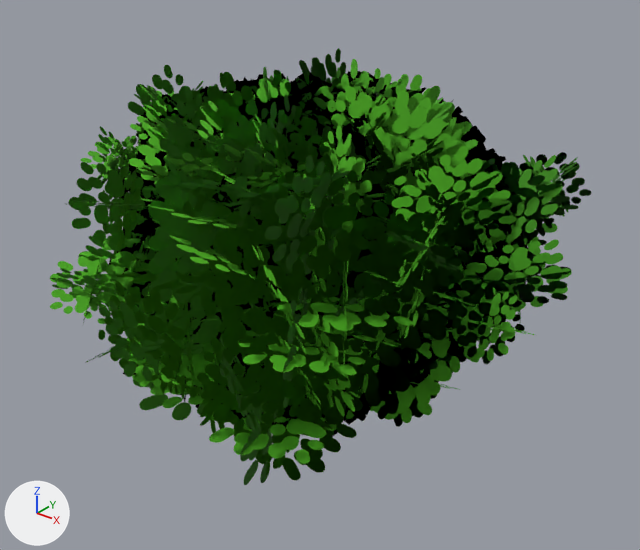
The glTF model assets/nature/Bush_Common.gltf, before and after one commit.
Rendered twice from a camera (50 mm lens) standing at (1.818, -2.235, 1.922) and looking at (0.039, -0.011, 0.544). Lighting does not change. The marker at lower left points along +X, +Y and +Z. The first picture is the older version.

Names of what the first picture shows: 'Bush_Common'.
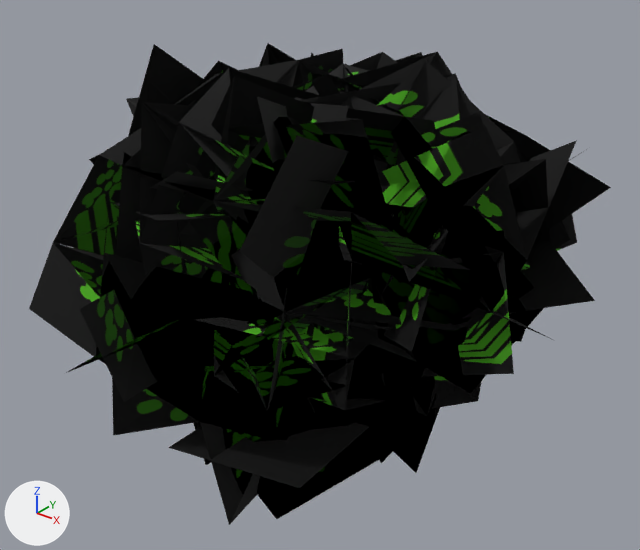
Edits to the bpy script that builds the scene:
```text
Change mat_leaves_twistedtree:
    remove # nodes: BsdfPrincipled, Math x3, Mix, OutputMaterial, TexImage, VertexColor
    nodes: BsdfPrincipled, OutputMaterial, TexImage
Change me_tree_008:
    used by ob_bush_common; location = (0.0, 0.0, 0.0)
    remove me_tree_008.from_pydata(...)  # 1800 vertices, 900 faces; spans x -0.92..0.99, y -0.99..0.97, z -0.23..1.35
    add me_tree_008.from_pydata(...)  # 345 vertices, 884 faces; spans x -0.92..0.99, y -0.99..0.97, z -0.23..1.32
    me_tree_008 part 1: 196 loose pieces with 784 vertices, spanning x -0.8..0.91, y -0.88..0.85, z 0.06..1.35, are deleted
    me_tree_008 part 2: 671 vertices removed from x -0.82..0.92, y -0.88..0.95, z -0.08..1.32
```

Where the change shows, as pixel boxes (x1, y1, x2, y2) in the pictures (640 x 550 px):
'Bush_Common', recoloured, reshaped
    before: (50, 48, 591, 485)
    after: (29, 43, 611, 525)
part 1 of me_tree_008, deleted (green)
    before: (52, 48, 572, 426)
part 2 of me_tree_008, deleted (green)
    before: (50, 57, 591, 485)
